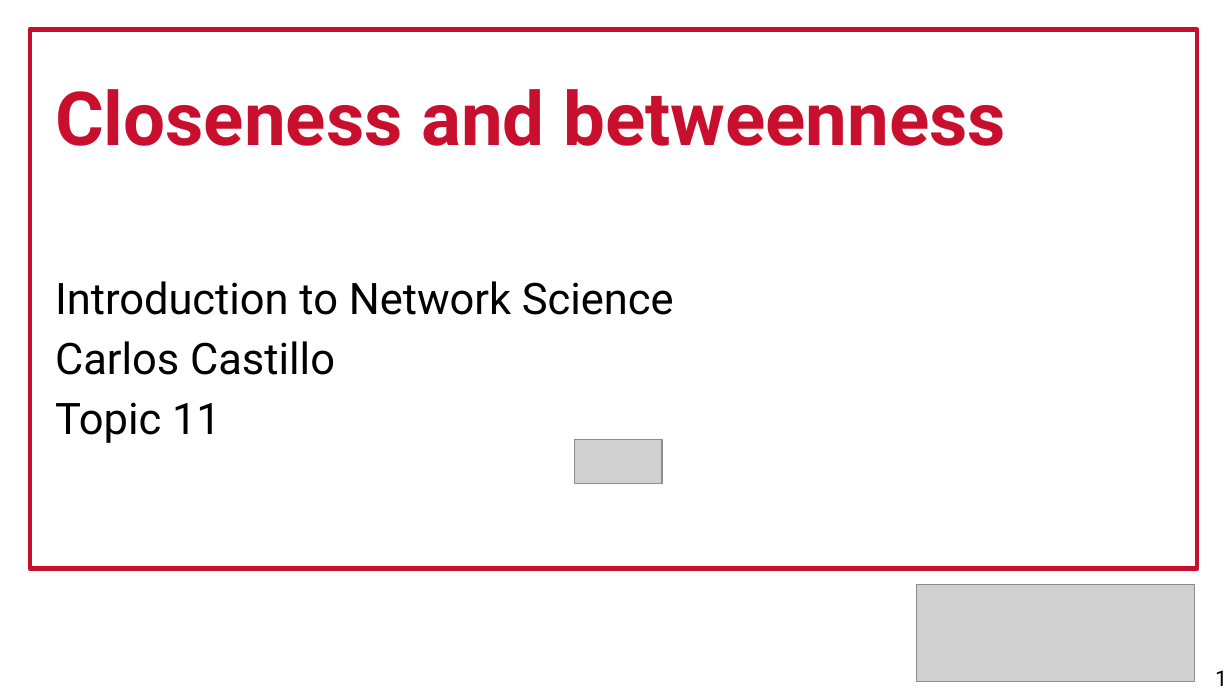
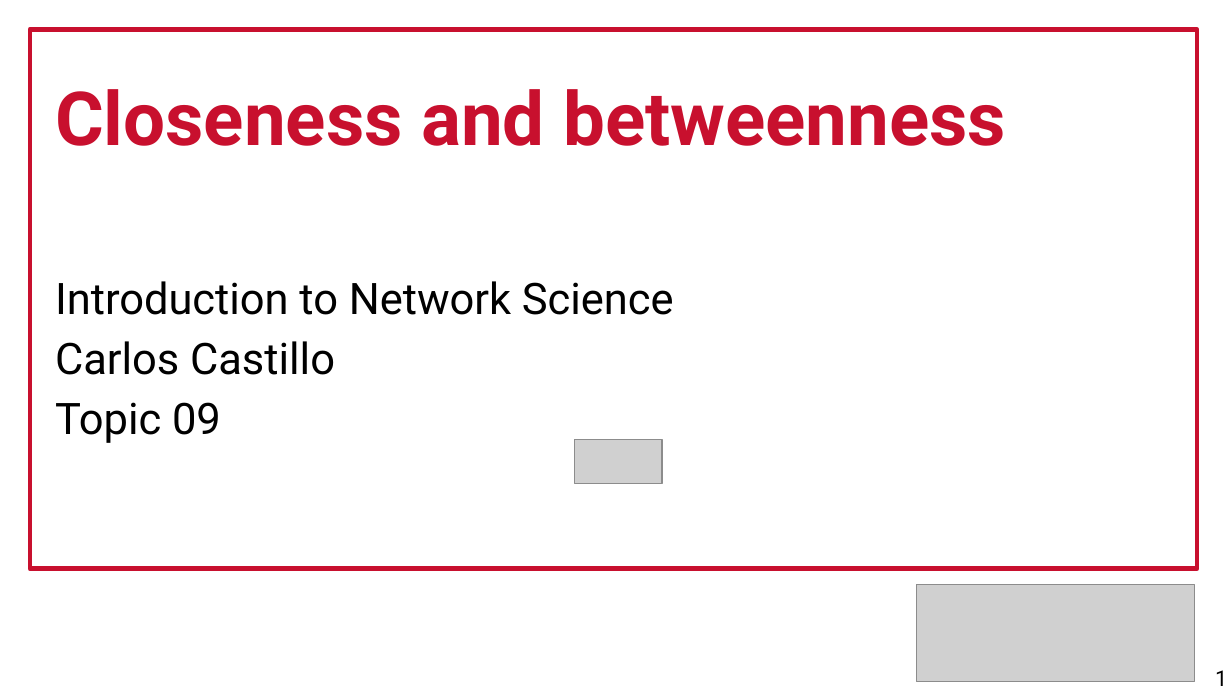
Before and after one commit to chatox/networks-science-course, a slide deck: slide 1 of theory/tt09_closeness_betweenness.odp. Drawn at 1232x693 pixels with LibreOffice and Linux fonts; fonts in the diff are those of the drawing; grey boxes stand for pictures. Boxes give left, top, right and bottom in pixels: in the first picture for what was removed or moved away, otherwise in the second. Text is boxed around its words. In the diff, an @@ line names an element or a change of style, - is before the commit and + after.

```diff
--- a/theory/tt09_closeness_betweenness.odp
+++ b/theory/tt09_closeness_betweenness.odp
@@ text at (x1=55, y1=402, x2=221, y2=443): text changed @@
-Topic 11
+Topic 09
```
Also in this commit, not shown: 5 other slides changed, 2 slides added, 6 other files.
